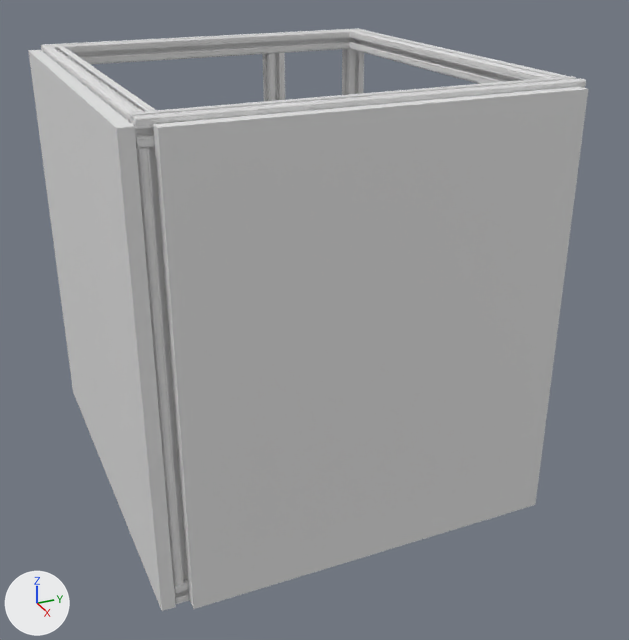
The Blender file LeapProject/Assets/urdf/cage.blend: old version first, new version second.
Before and after are seen from a 50 mm lens placed at (1.201, -0.464, 0.398), pointed at (0.289, -0.054, -0.058). The axes (+X, +Y, +Z) are drawn at lower left. The lights are the same throughout.
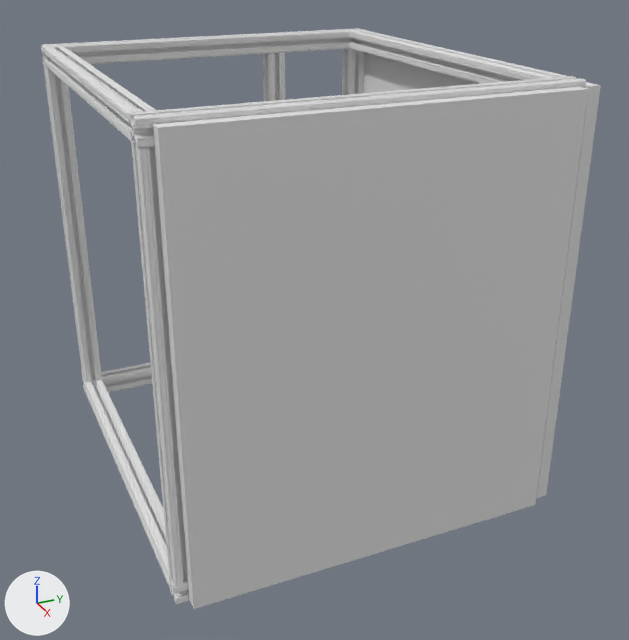
Pixel boxes [x1, y1, x2, y2] of what changed, in the pictures (629 x 640 px):
'Cube.002', moved
    before: [28, 50, 176, 611]
    after: [363, 53, 601, 498]

Edits to the bpy script that builds the scene:
```text
Change ob_cube_002:
    ob_cube_002.location: (0.248, -0.314, -0.001) -> (0.248, 0.159, -0.001)
```
